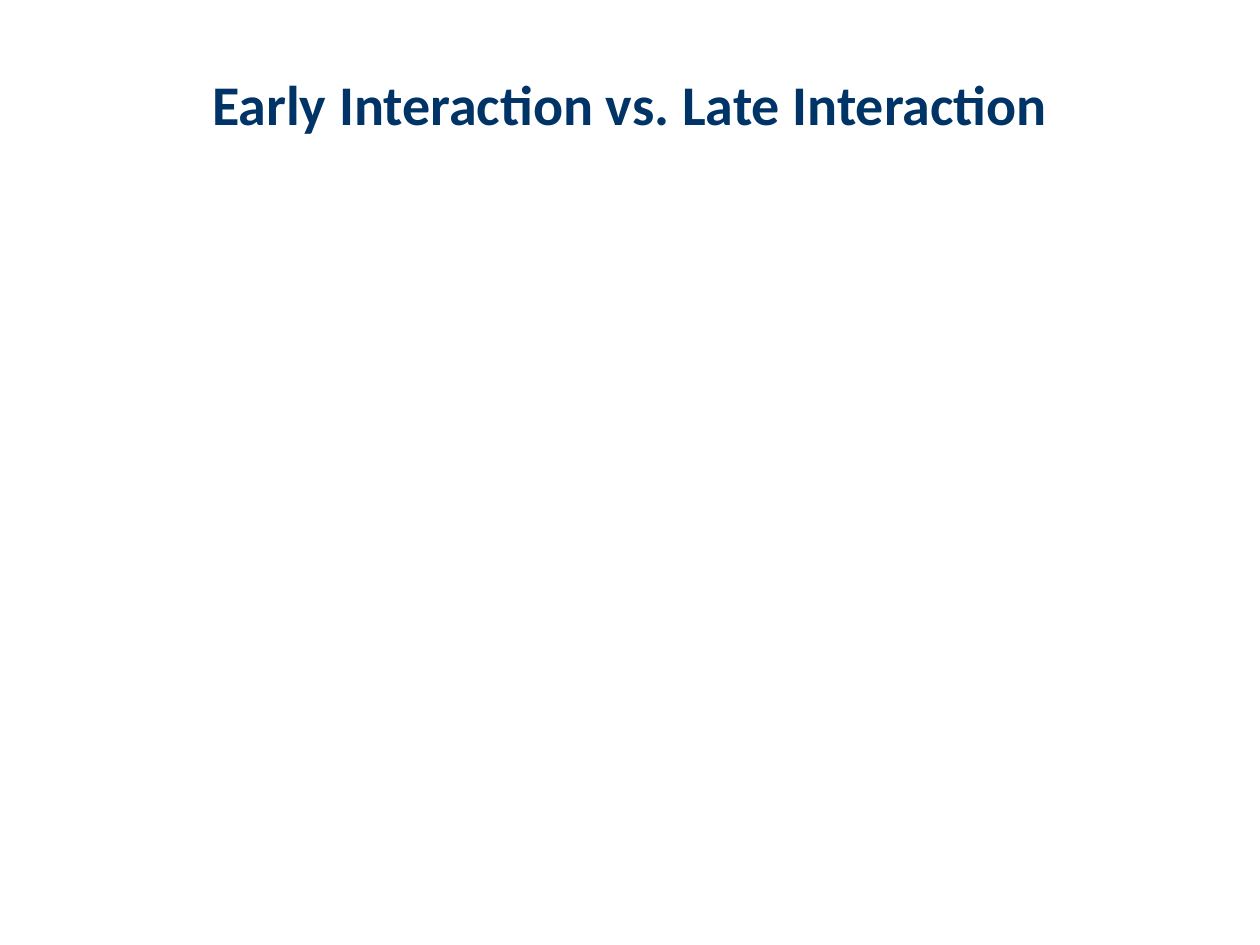
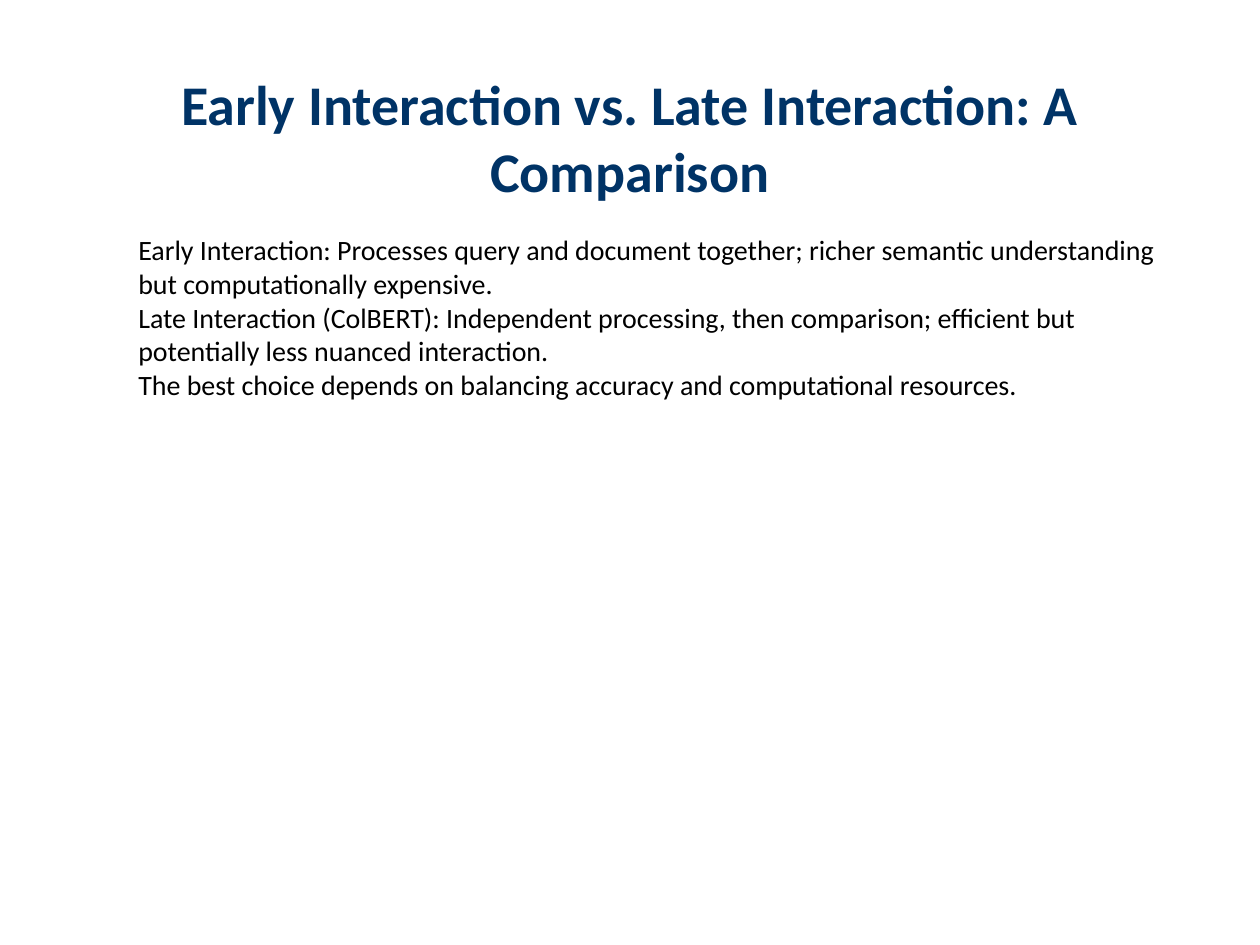
Before and after one commit to haadirakhangi/Edunexus, a slide deck: slide 14 of server-side/server/teacher/downloaded-presentations/Large Language Models/Colbert.pptx (slide 17 before the commit). Drawn at 1260x945 pixels with LibreOffice and Linux fonts; fonts in the diff are those of the drawing. Boxes give left, top, right and bottom in pixels: in the first picture for what was removed or moved away, otherwise in the second. Text is boxed around its words. In the diff, an @@ line names an element or a change of style, - is before the commit and + after.

```diff
--- a/server-side/server/teacher/downloaded-presentations/Large Language Models/Colbert.pptx
+++ b/server-side/server/teacher/downloaded-presentations/Large Language Models/Colbert.pptx
@@ text at (x1=181, y1=85, x2=1078, y2=201): text changed @@
-Early Interaction vs. Late Interaction
+Early Interaction vs. Late Interaction: A Comparison
@@ text added at (x1=138, y1=240, x2=1154, y2=400), 16 pt, text #000000 @@
+  Early Interaction: Processes query and document together; richer semantic understanding but computationally expensive.
+  Late Interaction (ColBERT): Independent processing, then comparison; efficient but potentially less nuanced interaction.
+  The best choice depends on balancing accuracy and computational resources.
```
Also in this commit, not shown: 16 other slides changed, 6 slides added, 20 slides removed, 1 other file.
